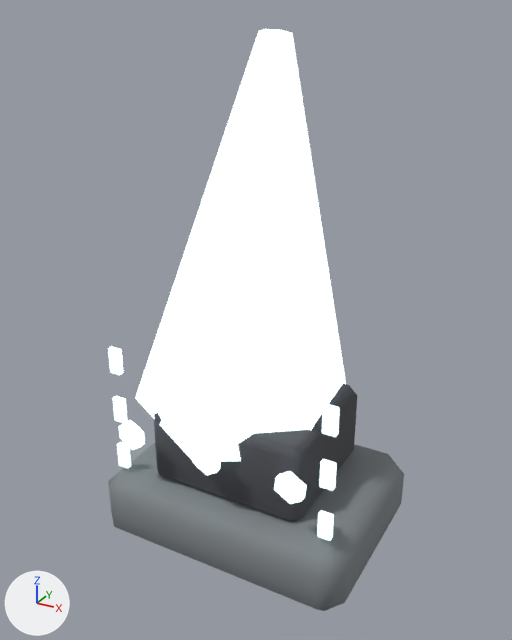
A saved change to the Blender file art/blender/props/ep_b_chase_post.blend.
The view is the same before and after, from a 50 mm camera at (1.089, -1.991, 1.867) aimed at (-0.012, 0.011, 0.866). Lighting does not change. The marker at lower left points along +X, +Y and +Z. The picture after the commit comes second.

In view in the first picture: 'altar rune', 'altar rune.001', 'altar rune.002', 'broad chipped foot', 'crystal socket', 'faceted crystal' and 6 more.
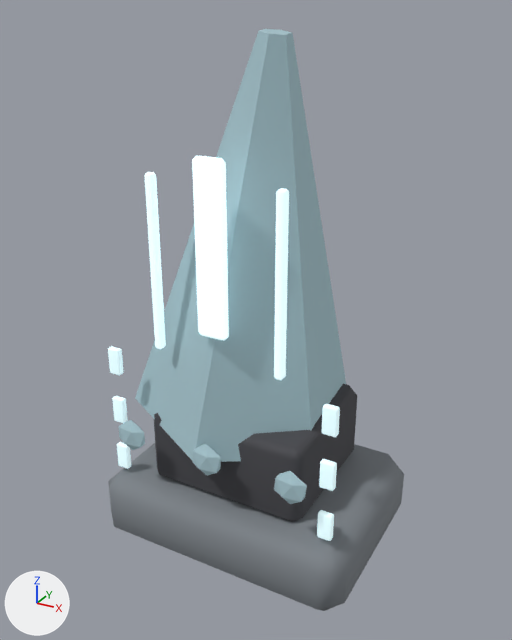
The change in detail:
Material 'single skin accent.013' (mat_single_skin_accent_013) is new.
Its base color is (0.369, 0.529, 0.58) (greyish cyan #a4c0c8).
Its metallic is 0.16.
Its roughness is 0.86.
Its emission color is (0.369, 0.529, 0.58) (greyish cyan #a4c0c8).
Its emission strength is 0.12.
Material 'faceted crystal body.004' (mat_faceted_crystal_body_004) is new.
Its base color is (0.369, 0.529, 0.58) (greyish cyan #a4c0c8).
Its metallic is 0.16.
Its roughness is 0.86.
Its emission color is (0.369, 0.529, 0.58) (greyish cyan #a4c0c8).
Its emission strength is 0.08.
Material 'ice edge.009' (mat_ice_edge_009) is new.
Its base color is (0.749, 0.957, 1.0) (pale blue #e0faff).
Its metallic is 0.16.
Its roughness is 0.86.
Its emission color is (0.749, 0.957, 1.0) (pale blue #e0faff).
Its emission strength is 0.65.
Material 'ice edge.008' (mat_ice_edge_008) is new.
Its base color is (0.749, 0.957, 1.0) (pale blue #e0faff).
Its metallic is 0.16.
Its roughness is 0.86.
Its emission color is (0.749, 0.957, 1.0) (pale blue #e0faff).
Its emission strength is 0.65.
Material 'ice heart.004' (mat_ice_heart_004) is new.
Its base color is (0.749, 0.957, 1.0) (pale blue #e0faff).
Its metallic is 0.16.
Its roughness is 0.86.
Its emission color is (0.749, 0.957, 1.0) (pale blue #e0faff).
Its emission strength is 0.85.
me_cone_012 has 12 vertices, 8 faces and spans x -0.352..0.352, y -0.406..0.406, z -0.651..0.651.
me_cone_012 no longer uses material mat_single_skin_accent_008 (pale blue #e0faff, glowing pale blue #e0faff).
me_cone_012 gains material mat_faceted_crystal_body_004 (greyish cyan #a4c0c8).
me_icosphere_031 has 12 vertices, 20 faces and spans x -0.89..0.89, y -0.85..0.85, z -1.0..1.0.
me_icosphere_031 no longer uses material mat_single_skin_accent_008 (pale blue #e0faff, glowing pale blue #e0faff).
me_icosphere_031 gains material mat_single_skin_accent_013 (greyish cyan #a4c0c8).
Mesh me_icosphere_033 is new.
It is a copy of me_icosphere_031.
Mesh me_cube_077 is new.
It is a box spanning x -0.015..0.015, y -0.017..0.017, z -0.294..0.294.
It uses material mat_ice_edge_009 (pale blue #e0faff, glowing pale blue #e0faff).
Mesh me_cube_076 is new.
It is a box spanning x -0.015..0.015, y -0.017..0.017, z -0.294..0.294.
It uses material mat_ice_edge_008 (pale blue #e0faff, glowing pale blue #e0faff).
Mesh me_cube_075 is new.
It is a box spanning x -0.052..0.052, y -0.018..0.018, z -0.28..0.28.
It uses material mat_ice_heart_004 (pale blue #e0faff, glowing pale blue #e0faff).
Object 'altar rune.002' (ob_altar_rune_002) now shows me_icosphere_033 instead of me_icosphere_032.
Object 'crystal edge.001' (ob_crystal_edge_001) is new; it shows me_cube_077.
Its location is (0.224, -0.266, 1.12).
It gains a BEVEL modifier named 'worn edges'.
Modifier setting: width = 0.008.
Modifier setting: width_pct = 0.008.
It gains a WEIGHTED_NORMAL modifier named 'weighted corners'.
Object 'crystal edge' (ob_crystal_edge) is new; it shows me_cube_076.
Its location is (-0.224, -0.266, 1.12).
It gains a BEVEL modifier named 'worn edges'.
Modifier setting: width = 0.008.
Modifier setting: width_pct = 0.008.
It gains a WEIGHTED_NORMAL modifier named 'weighted corners'.
Object 'crystal heart' (ob_crystal_heart) is new; it shows me_cube_075.
Its location is (0.0, -0.287, 1.204).
It gains a BEVEL modifier named 'worn edges'.
Modifier setting: width = 0.012.
Modifier setting: width_pct = 0.012.
It gains a WEIGHTED_NORMAL modifier named 'weighted corners'.

Location of each change, [x1, y1, x2, y2] in pixels of the pictures (512 x 640 px):
'faceted crystal', recoloured (pale blue to greyish cyan)
    both: [135, 29, 346, 462]
'crystal heart', added (pale blue)
    after: [192, 156, 229, 341]
'crystal edge.001', added (pale blue)
    after: [274, 188, 289, 380]
'crystal edge', added (pale blue)
    after: [144, 172, 166, 349]
'altar rune.002', recoloured (pale blue to greyish cyan)
    both: [274, 471, 307, 504]
'altar rune.001', recoloured (pale blue to greyish cyan)
    both: [192, 444, 221, 476]
'altar rune', recoloured (pale blue to greyish cyan)
    both: [118, 420, 145, 450]
